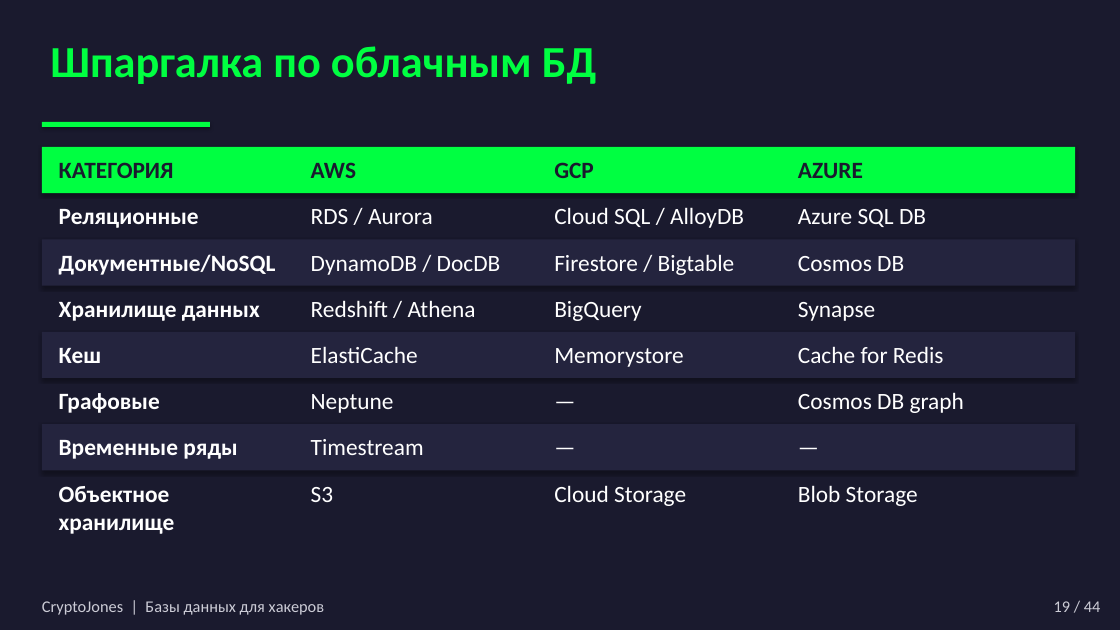
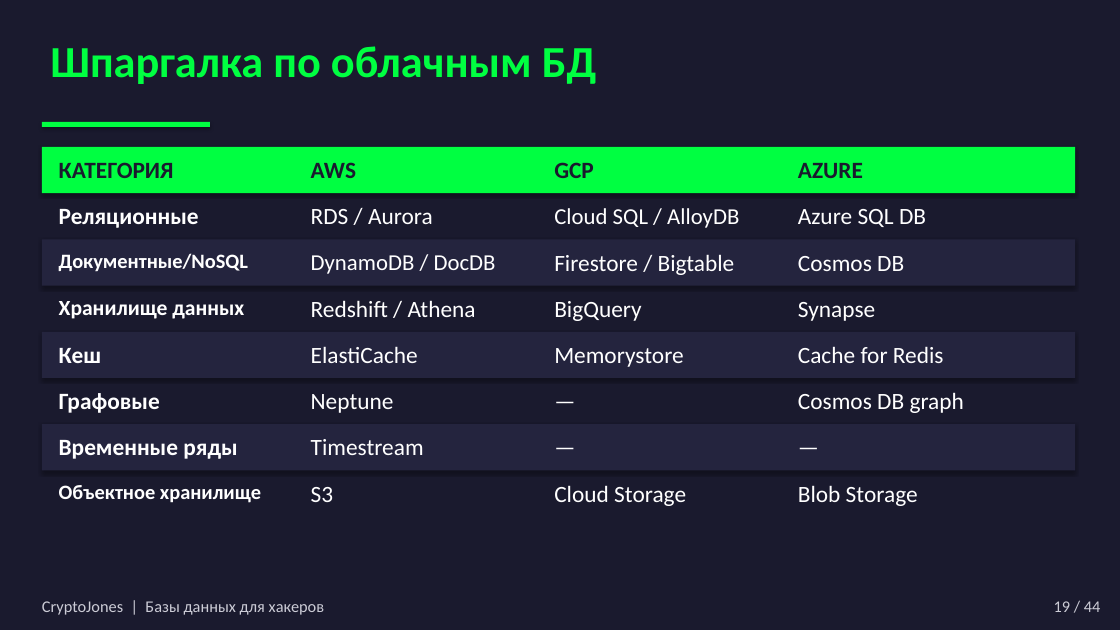
Before and after one commit to CryptoJones/databases-for-hackers, a slide deck: slide 20 of slides_ru.pptx. Drawn at 1120x630 pixels with LibreOffice and Linux fonts; fonts in the diff are those of the drawing. Boxes give left, top, right and bottom in pixels: in the first picture for what was removed or moved away, otherwise in the second. Text is boxed around its words. In the diff, an @@ line names an element or a change of style, - is before the commit and + after.

```diff
--- a/slides_ru.pptx
+++ b/slides_ru.pptx
@@ text "Cloud SQL / AlloyDB" at (554,208,739,228): size 20 to 19.5 pt @@
@@ text "Документные/NoSQL" at (59,253,248,272): size 20 to 17.5 pt @@
@@ text "DynamoDB / DocDB" at (311,255,496,274): size 20 to 19.5 pt @@
@@ text "Хранилище данных" at (59,301,244,319): size 20 to 18.5 pt @@
@@ text "Объектное хранилище" at (59,485,261,503): size 20 to 17.5 pt @@
```
Also in this commit, not shown: 34 other slides changed, 18 other files.
